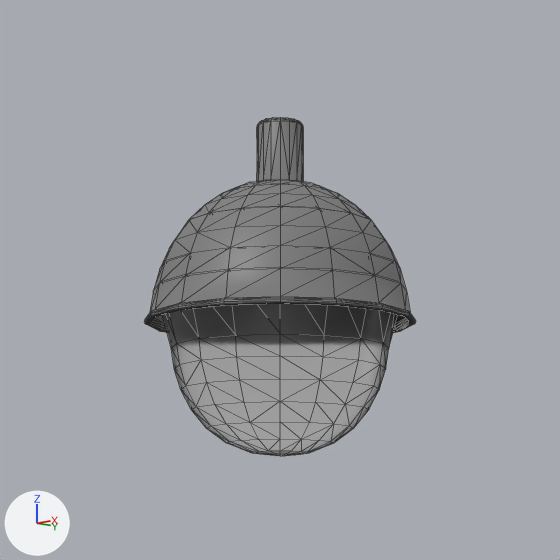
What one commit did to the Blender file Beleuchtung/Lampen/blender/Jana.blend.
Both versions are drawn from the file's camera 'Camera'. The axes (+X, +Y, +Z) are drawn at lower left. The lights are the same throughout. Mesh edges are drawn as thin lines.

Names of what the first picture shows: 'Glas', 'Glocke'.
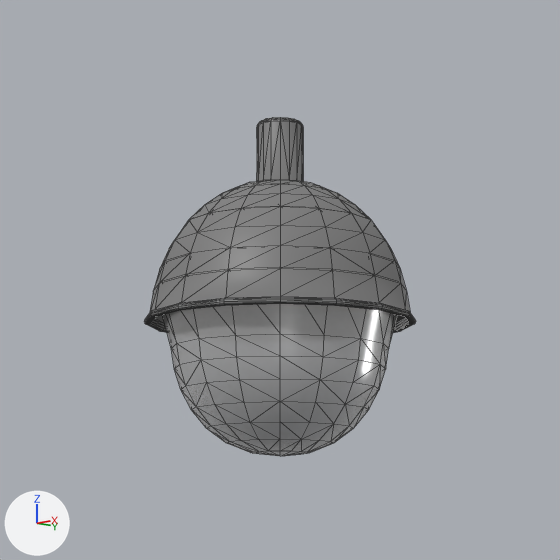
Pixel boxes [x1, y1, x2, y2] of what changed, in the pictures (560 x 560 px):
```json
{"object": "Glas", "change": "surface changed, reshaped", "before": [162, 303, 398, 456], "after": [162, 303, 398, 456]}
{"part": 1, "of": "me_beziercurve_005", "change": "cut back", "before": [251, 451, 309, 456], "after": [251, 451, 309, 456]}
```

Edits to the scene script, one JSON object a line:
```json
{"block": "mat_glas", "where": "n0 = _N.new('ShaderNodeOutputMaterial'); n0.name = 'Material Output'"}
{"op": "remove", "block": "mat_glas", "code": "n1 = _N.new('ShaderNodeBsdfGlass'); n1.name = 'Glass BSDF'"}
{"op": "remove", "block": "mat_glas", "code": "n1.distribution = 'GGX'"}
{"op": "remove", "block": "mat_glas", "code": "n1.inputs[1].default_value = 0.3  # 'Roughness'"}
{"op": "remove", "block": "mat_glas", "code": "n1.inputs[2].default_value = 1.1  # 'IOR'"}
{"op": "remove", "block": "mat_glas", "code": "_L.new(n1.outputs[0], n0.inputs[0])  # 'BSDF' to 'Surface'"}
{"op": "add", "block": "mat_glas", "code": "n2 = _N.new('ShaderNodeBsdfPrincipled'); n2.name = 'Principled BSDF'"}
{"op": "add", "block": "mat_glas", "code": "n2.distribution = 'GGX'"}
{"op": "add", "block": "mat_glas", "code": "n2.subsurface_method = 'RANDOM_WALK_SKIN'"}
{"op": "add", "block": "mat_glas", "code": "n2.inputs[1].default_value = 0.6  # 'Metallic'"}
{"op": "add", "block": "mat_glas", "code": "n2.inputs[2].default_value = 0.2  # 'Roughness'"}
{"op": "add", "block": "mat_glas", "code": "n2.inputs[4].default_value = 0.7  # 'Alpha'"}
{"op": "add", "block": "mat_glas", "code": "_L.new(n2.outputs[0], n0.inputs[0])  # 'BSDF' to 'Surface'"}
{"block": "me_beziercurve_005", "where": "# used by ob_glas; location = (0.0, 0.0, 0.0)"}
{"op": "remove", "block": "me_beziercurve_005", "code": "me_beziercurve_005.from_pydata(...)  # 144 vertices, 256 faces; spans x -0.23..0.23, y -0.23..0.23, z -0.625..-0.319"}
{"op": "add", "block": "me_beziercurve_005", "code": "me_beziercurve_005.from_pydata(...)  # 129 vertices, 240 faces; spans x -0.23..0.23, y -0.23..0.23, z -0.625..-0.319"}
{"block": "me_beziercurve_005", "change": "me_beziercurve_005 part 1"}
{"block": "me_beziercurve_005", "change": "15 vertices are removed from x 0.0, y 0.0, z -0.625"}
{"block": "me_beziercurve_005", "change": "31 faces are deleted"}
{"block": "me_beziercurve_005", "change": "15 new faces join them"}
```
